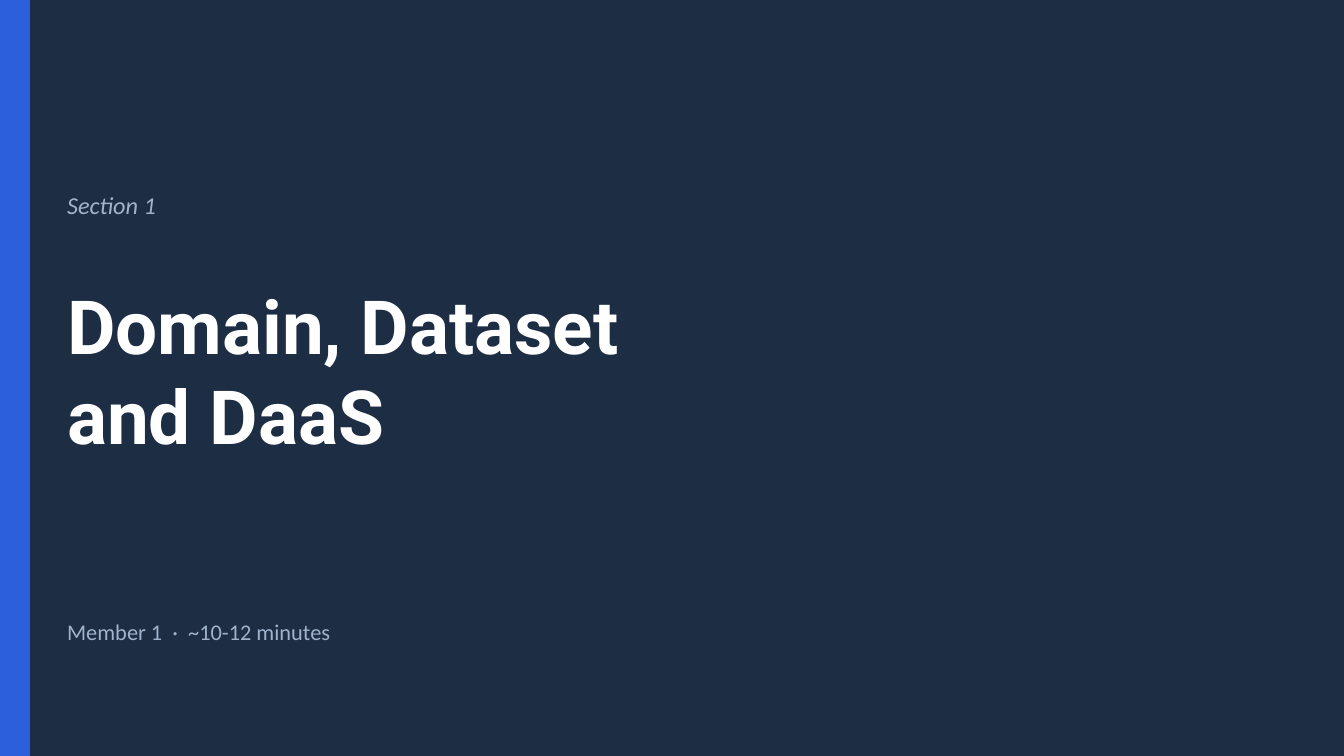
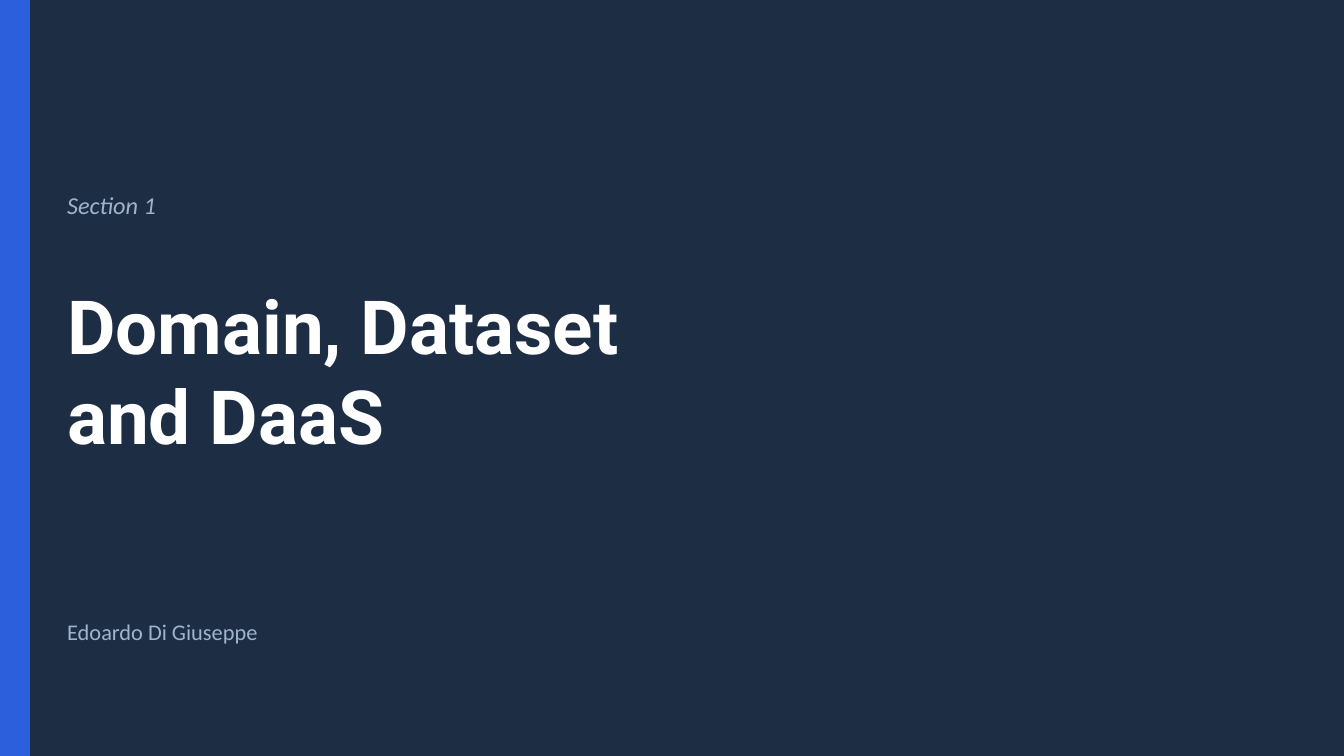
Before and after one commit to ediscota/SOSE-Homework, a slide deck: slide 3 of slides/SoSE-Employment-DaaS-EaaS.pptx. Drawn at 1344x756 pixels with LibreOffice and Linux fonts; fonts in the diff are those of the drawing. Boxes give left, top, right and bottom in pixels: in the first picture for what was removed or moved away, otherwise in the second. Text is boxed around its words. In the diff, an @@ line names an element or a change of style, - is before the commit and + after.

```diff
--- a/slides/SoSE-Employment-DaaS-EaaS.pptx
+++ b/slides/SoSE-Employment-DaaS-EaaS.pptx
@@ text at [67, 624, 257, 644]: text changed @@
-Member 1 · ~10-12 minutes
+Edoardo Di Giuseppe
```
Also in this commit, not shown: 13 other slides changed, 1 slide removed, 1 other file.
